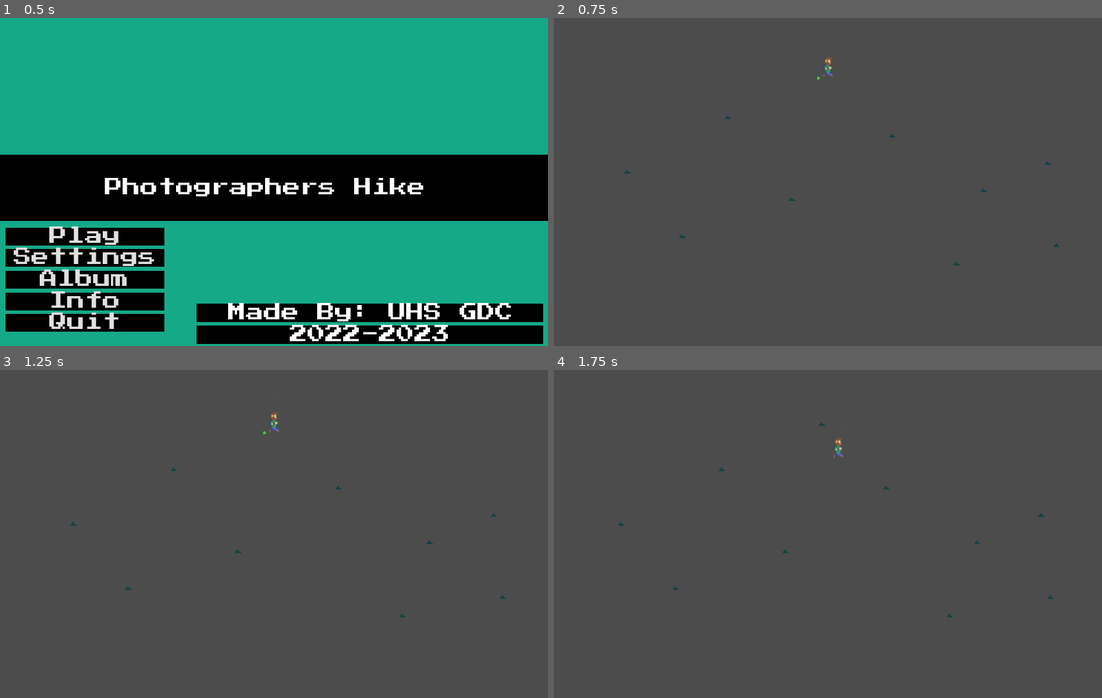
Above: before the commit, frames 1-4 (two rows, left to right).
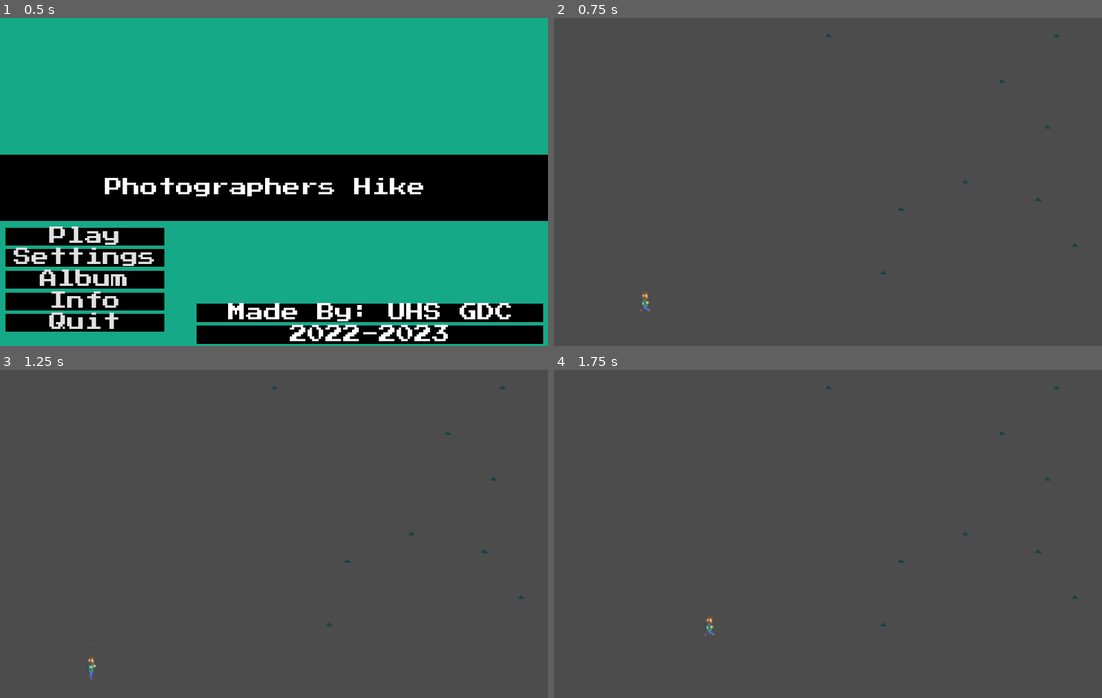
Above: after the commit, the same moments.

Repository: UHSGDC/Photographers-Hike
Game: Godot game, scene res://Game.tscn
Same seed, same stepped clock (60 frames per second), same inputs: the game is played once before the commit and once after it. The engine's default icon, where the game draws it, is replaced by a stand-in: a white triangle on a blue panel in a dark square.
Inputs (mouse positions are in pixels of both pictures, inside the frame that each line leads up to):
- Up to frame 1 (0.5 s): no input
- Up to frame 2 (0.75 s): click "Play" at 0.5 s
- Up to frame 3 (1.25 s): no input
- Up to frame 4 (1.75 s): tap Enter at 1.25 s; move the mouse to (948, 517) at 1.27 s; hold D (right) from 1.28 s (still down); hold Ctrl (interact) from 1.28 s (still down); tap Space (jump) at 1.52 s

Frame 1 is identical in both runs. In frame 2, 0.3% of the frame differs, in the area x 12-96%, y 4-90%; in frame 3, 0.3%; in frame 4, 0.3%.

Commit message:
Update World.tscn

Diff:
--- a/PhotographersHike/World/World.tscn
+++ b/PhotographersHike/World/World.tscn
@@ -140,7 +140,7 @@
 tile_set = ExtResource( 9 )
 cell_size = Vector2( 16, 16 )
 format = 1
-tile_data = PoolIntArray( -8781869, 1, 0, -8781868, 1, 0, -8 …(63348 unchanged characters)… 4, 1, 0, 131048, 6, 0, 131049, 6, 0, 65546, 1, 0, 65547, 1, 0, 65548, 1, 0, 65549, 1, 0, 65550, 1, 0, 196607, 1, 0, 131082, 1, 0, 131083, 1, 0, 131084, 1, 0, 131085, 1, 0, 131086, 1, 0, 262143, 1, 0, 196617, 1, 0, 196618, 1, 0, 196619, 1, 0, 196620, 1, 0, 196621, 1, 0, 196622, 1, 0, 327678, 1, 0, 327679, 1, 0, 262153, 1, 0, 262154, 1, 0, 262155, 1, 0, 262156, 1, 0, 262157, 1, 0, 262158, 1, 0, 393214, 1, 0, 393215, 1, 0, 327680, 1, 0, 327689, 1, 0, 327690, 1, 0, 327691, 1, 0, 327692, 1, 0, 327693, 1, 0, 327694, 1, 0, 458750, 1, 0, 458751, 1, 0, 393216, 1, 0, 393221, 1, 0, 393222, 1, 0, 3932 …(1074 unchanged characters)…
+tile_data = PoolIntArray( -8781869, 1, 0, -8781868, 1, 0, -8 …(63348 unchanged characters)… 4, 1, 0, 131048, 6, 0, 131049, 6, 0, 65536, 1, 0, 65546, 1, 0, 65547, 1, 0, 65548, 1, 0, 65549, 1, 0, 65550, 1, 0, 196607, 1, 0, 131072, 1, 0, 131082, 1, 0, 131083, 1, 0, 131084, 1, 0, 131085, 1, 0, 131086, 1, 0, 262143, 1, 0, 196608, 1, 0, 196617, 1, 0, 196618, 1, 0, 196619, 1, 0, 196620, 1, 0, 196621, 1, 0, 196622, 1, 0, 327678, 1, 0, 327679, 1, 0, 262144, 1, 0, 262153, 1, 0, 262154, 1, 0, 262155, 1, 0, 262156, 1, 0, 262157, 1, 0, 262158, 1, 0, 393214, 1, 0, 393215, 1, 0, 327680, 1, 0, 327681, 1, 0, 327689, 1, 0, 327690, 1, 0, 327691, 1, 0, 327692, 1, 0, 327693, 1, 0, 327694, 1, 0, 458750, 1, 0, 458751, 1, 0, 393216, 1, 0, 393217, 1, 0, 393221, 1, 0, 393222, 1, 0, 3932 …(1074 unchanged characters)…
 
 [node name="Room1" parent="DenseForest" instance=ExtResource( 7 )]
 position = Vector2( -72, -144 )
@@ -1110,7 +1110,7 @@
 position = Vector2( -96, -616 )
 
 [node name="PlatformingPlayer" parent="." instance=ExtResource( 2 )]
-position = Vector2( -632, -2336 )
+position = Vector2( -512, -696 )
 
 [node name="PlayerCamera" parent="." instance=ExtResource( 3 )]
 
